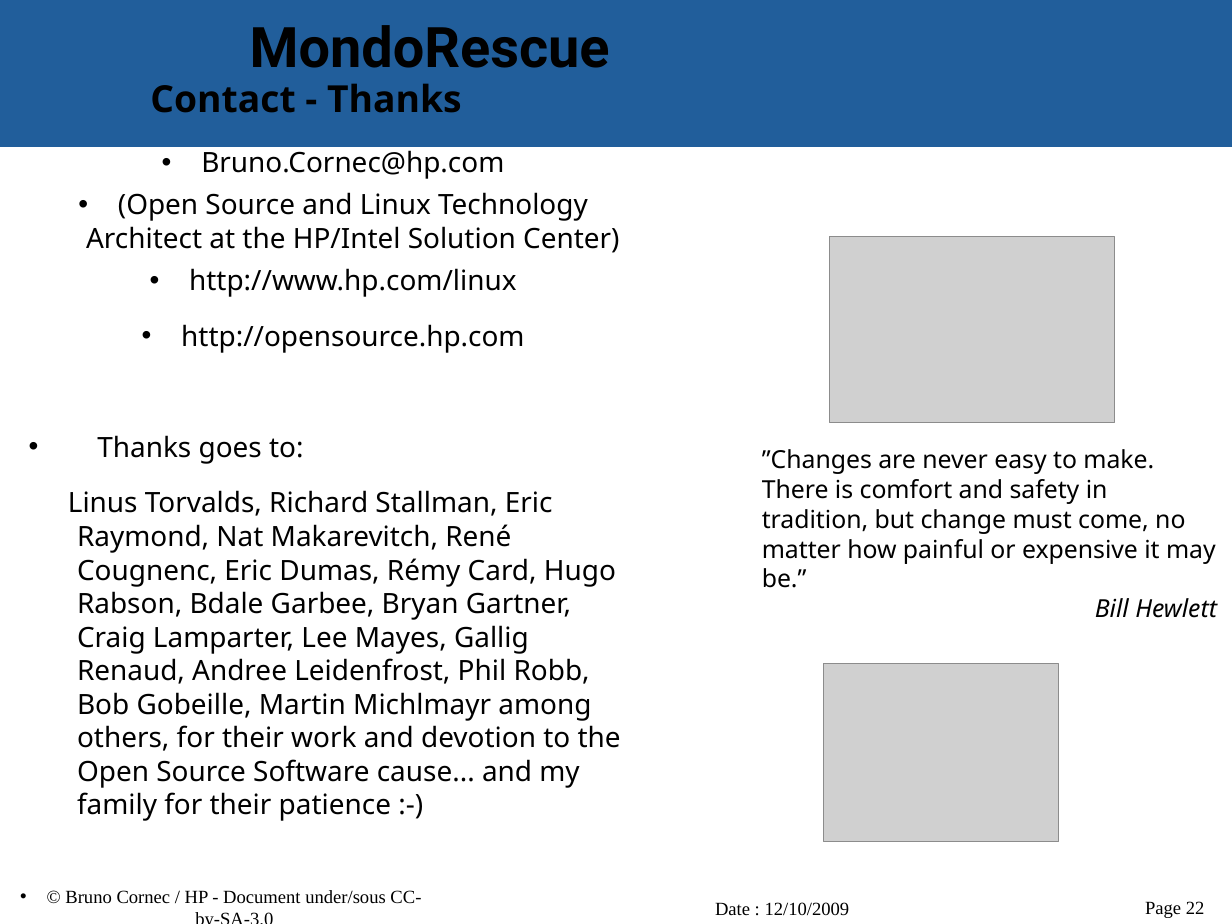
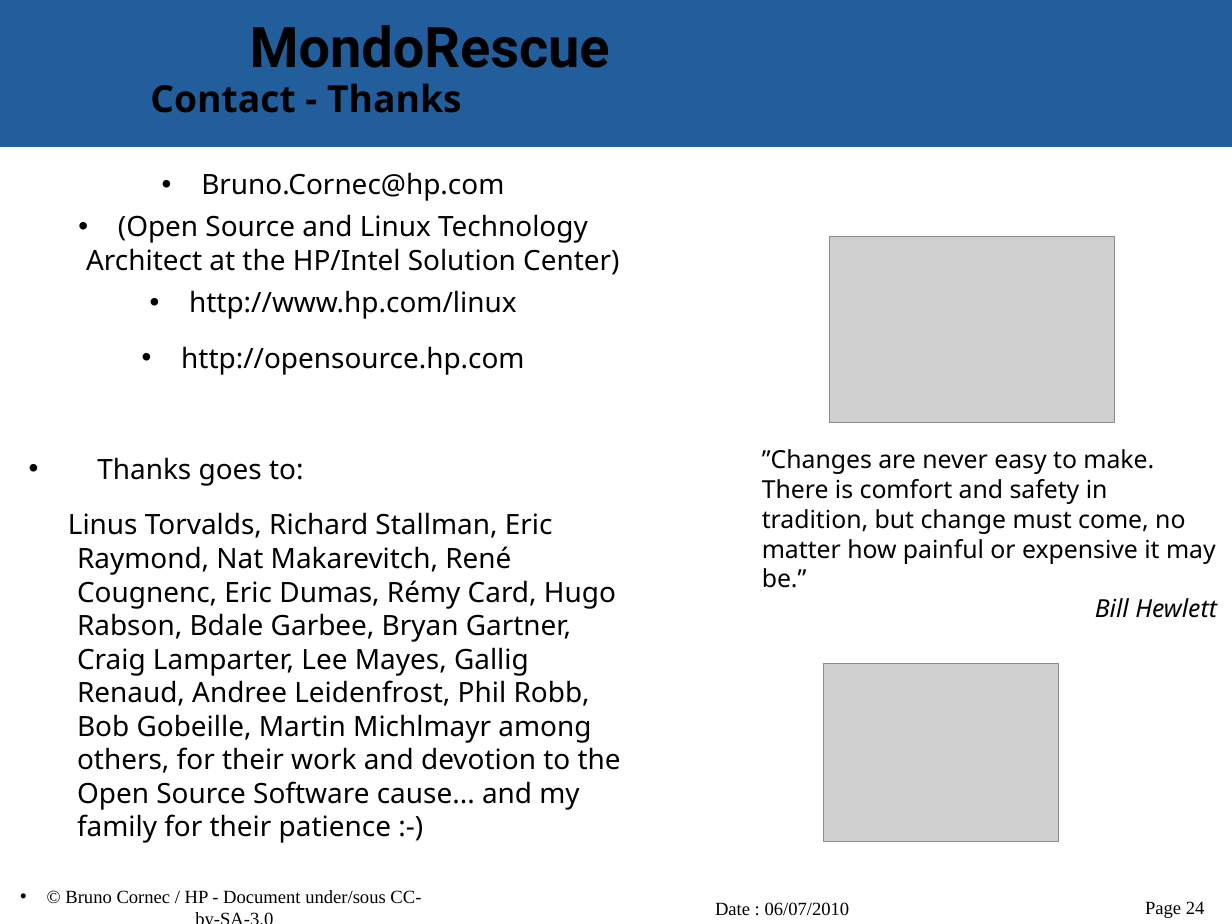
Before and after one commit to vir/mondo-rescue, a slide deck: slide 24 of mondo-doc/mondo-presentation.odp (slide 22 before the commit). Drawn at 1232x924 pixels with LibreOffice and Linux fonts; fonts in the diff are those of the drawing; grey boxes stand for pictures; background and template pictures are left out. Boxes give left, top, right and bottom in pixels: in the first picture for what was removed or moved away, otherwise in the second. Text is boxed around its words. In the diff, an @@ line names an element or a change of style, - is before the commit and + after.

```diff
--- a/mondo-doc/mondo-presentation.odp
+++ b/mondo-doc/mondo-presentation.odp
@@ text "Bruno.Cornec@hp.com" rewrapped from box(68, 146, 621, 821) to box(68, 172, 621, 843) @@
@@ text at box(715, 902, 850, 916): text changed @@
-Date : 12/10/2009
+Date : 06/07/2010
@@ page number at box(1145, 901, 1205, 918): text changed @@
-Page 22
+Page 24
```
Also in this commit, not shown: 21 other slides changed, 2 slides added.
